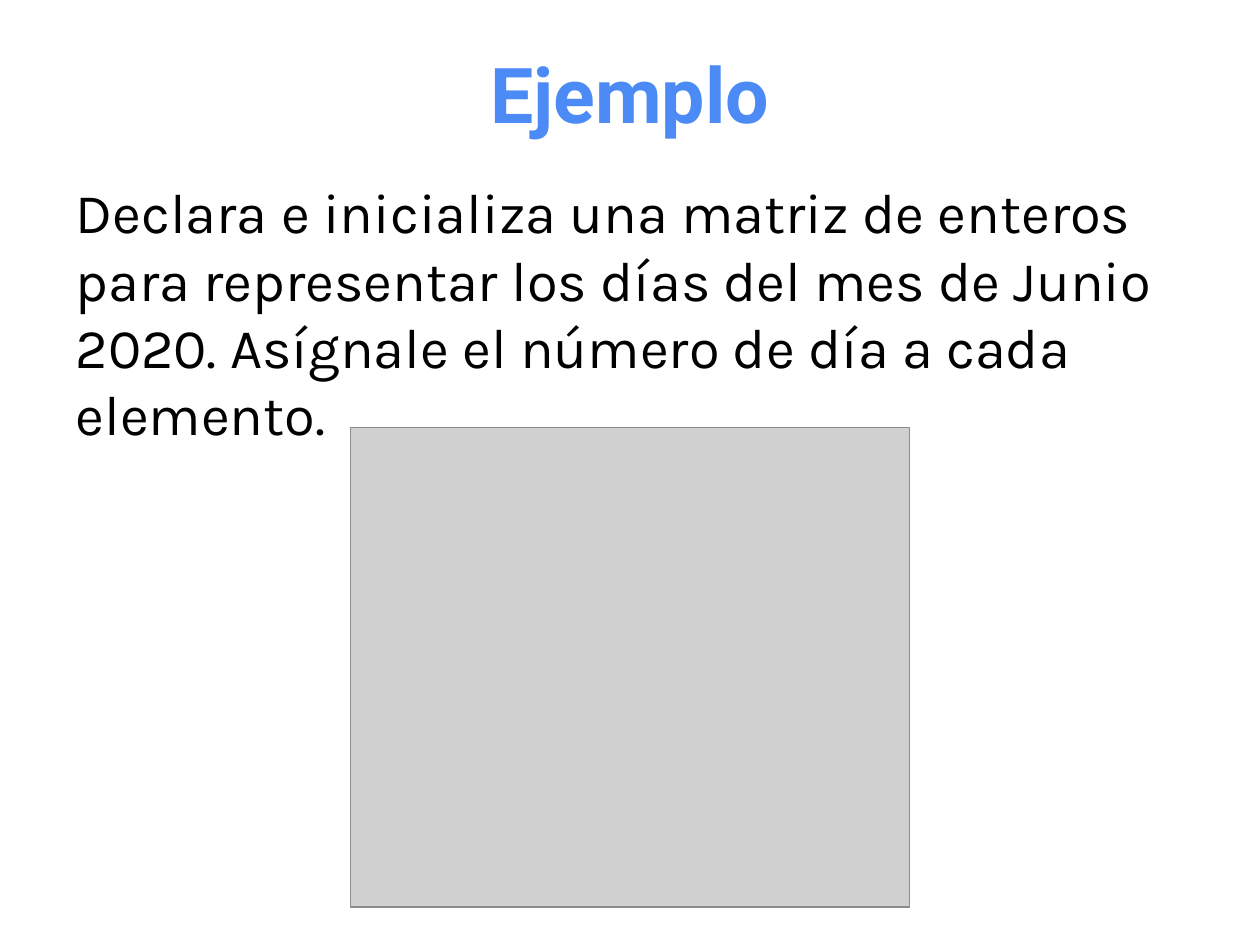
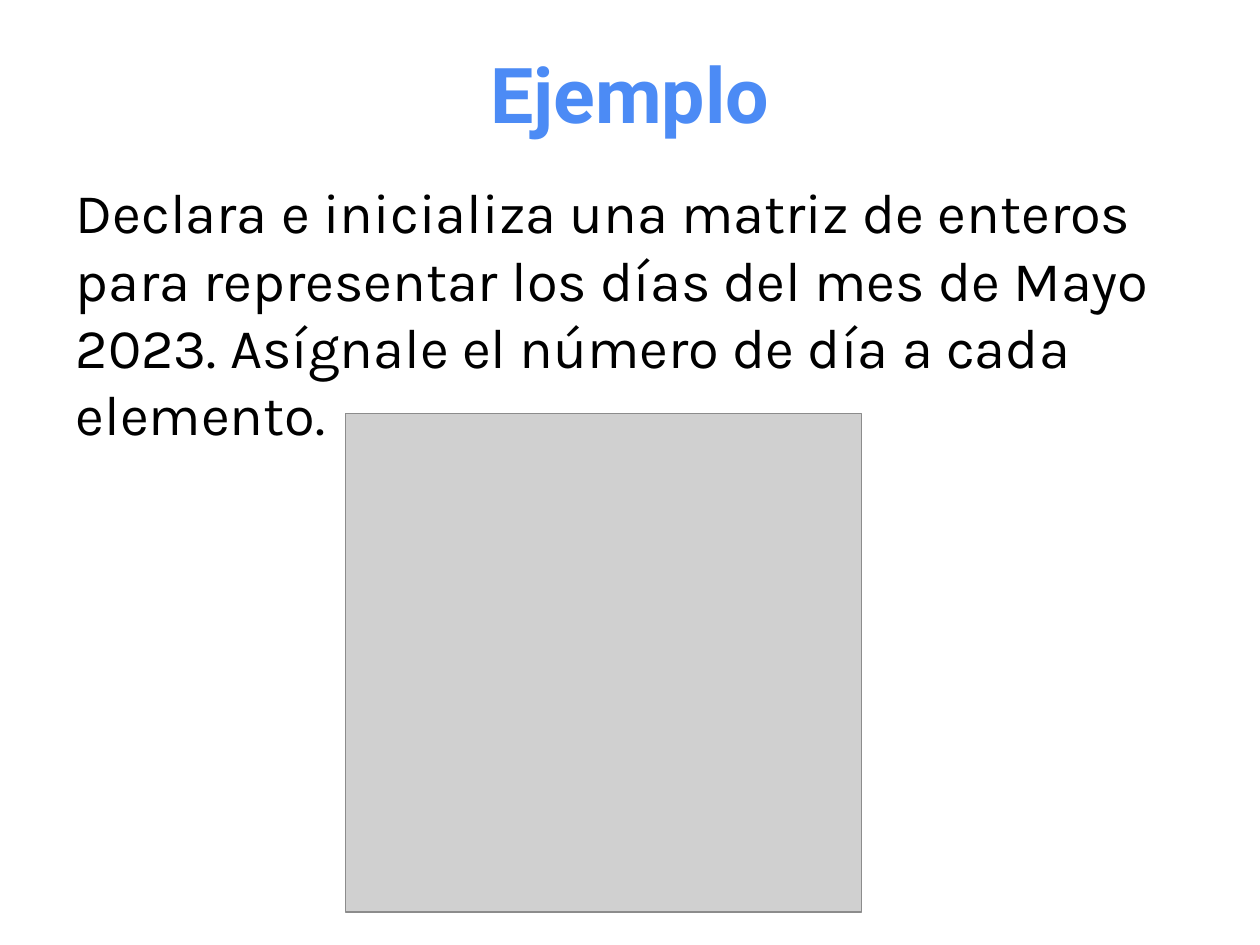
Before and after one commit to OMardil/INFO2_2023, a slide deck: slide 23 of M06_Arreglos_Multidimensionales/01 Presentacion/M05_PPTX-Arreglos_Multidimensionales.pptx. Drawn at 1260x945 pixels with LibreOffice and Linux fonts; fonts in the diff are those of the drawing; grey boxes stand for pictures. Boxes give left, top, right and bottom in pixels: in the first picture for what was removed or moved away, otherwise in the second. Text is boxed around its words. In the diff, an @@ line names an element or a change of style, - is before the commit and + after.

```diff
--- a/M06_Arreglos_Multidimensionales/01 Presentacion/M05_PPTX-Arreglos_Multidimensionales.pptx
+++ b/M06_Arreglos_Multidimensionales/01 Presentacion/M05_PPTX-Arreglos_Multidimensionales.pptx
@@ text at (x1=76, y1=194, x2=1149, y2=436): text changed @@
-Declara e inicializa una matriz de enteros para representar los días del mes de Junio 2020. Asígnale el número de día a cada elemento.
+Declara e inicializa una matriz de enteros para representar los días del mes de Mayo 2023. Asígnale el número de día a cada elemento.
@@ picture resized from (x1=350, y1=427, x2=908, y2=907) to (x1=345, y1=413, x2=861, y2=912) @@
```
Also in this commit, not shown: 7 other files.
